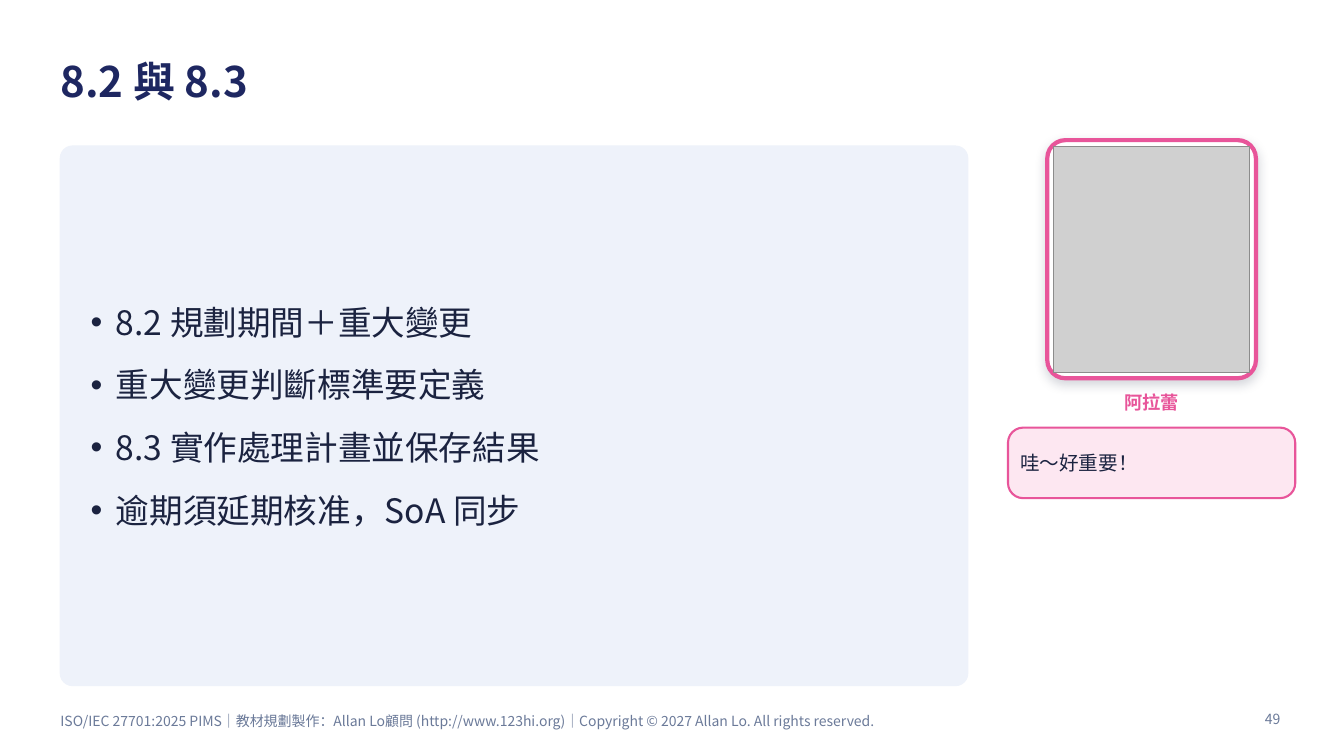
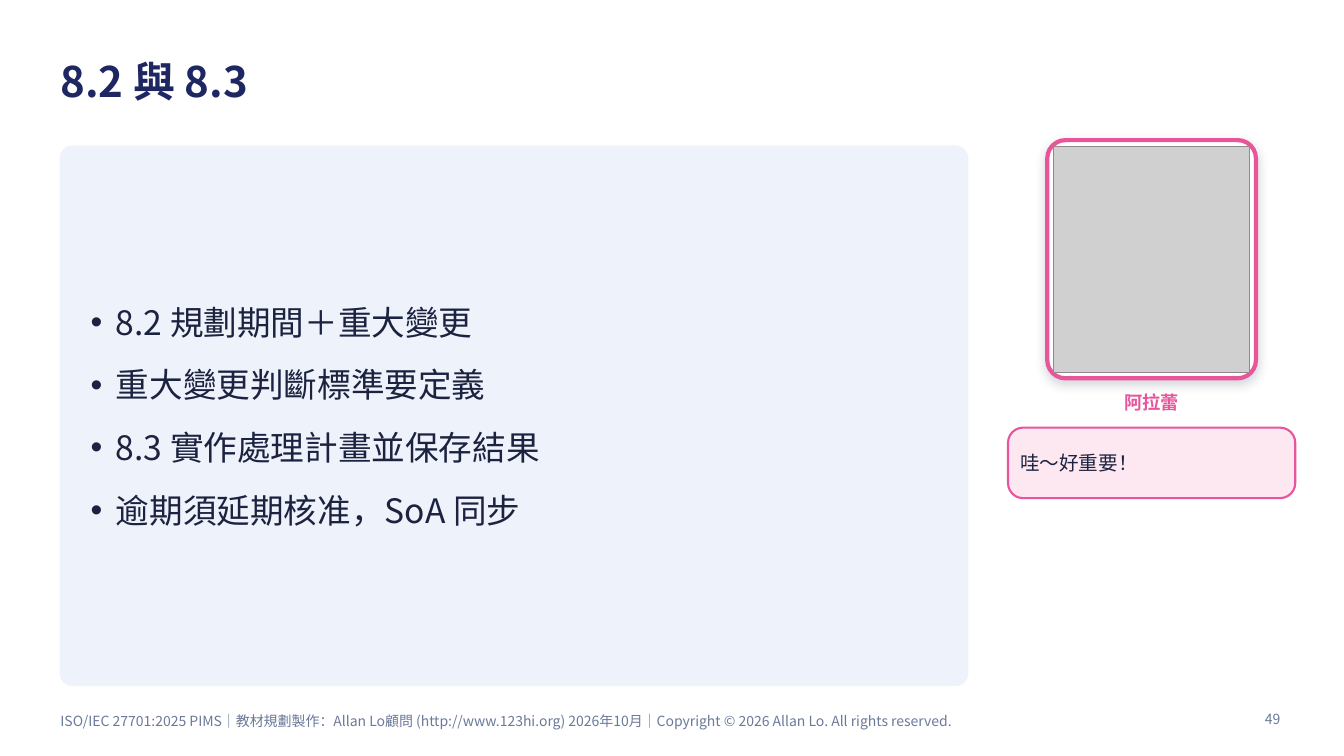
Before and after one commit to allanloplus/ISO27701_course, a slide deck: slide 49 of slides/ISO27701_2025_PIMS_講師簡報.pptx. Drawn at 1344x756 pixels with LibreOffice and Linux fonts; fonts in the diff are those of the drawing; grey boxes stand for pictures. Boxes give left, top, right and bottom in pixels: in the first picture for what was removed or moved away, otherwise in the second. Text is boxed around its words. In the diff, an @@ line names an element or a change of style, - is before the commit and + after.

```diff
--- a/slides/ISO27701_2025_PIMS_講師簡報.pptx
+++ b/slides/ISO27701_2025_PIMS_講師簡報.pptx
@@ text at [60,714,952,730]: text changed @@
-ISO/IEC 27701:2025 PIMS｜教材規劃製作：Allan Lo顧問 (http://www.123hi.org)｜Copyright © 2027 Allan Lo. All rights reserved.
+ISO/IEC 27701:2025 PIMS｜教材規劃製作：Allan Lo顧問 (http://www.123hi.org) 2026年10月｜Copyright © 2026 Allan Lo. All rights reserved.
```
Also in this commit, not shown: 93 other slides changed, 4 other files.
